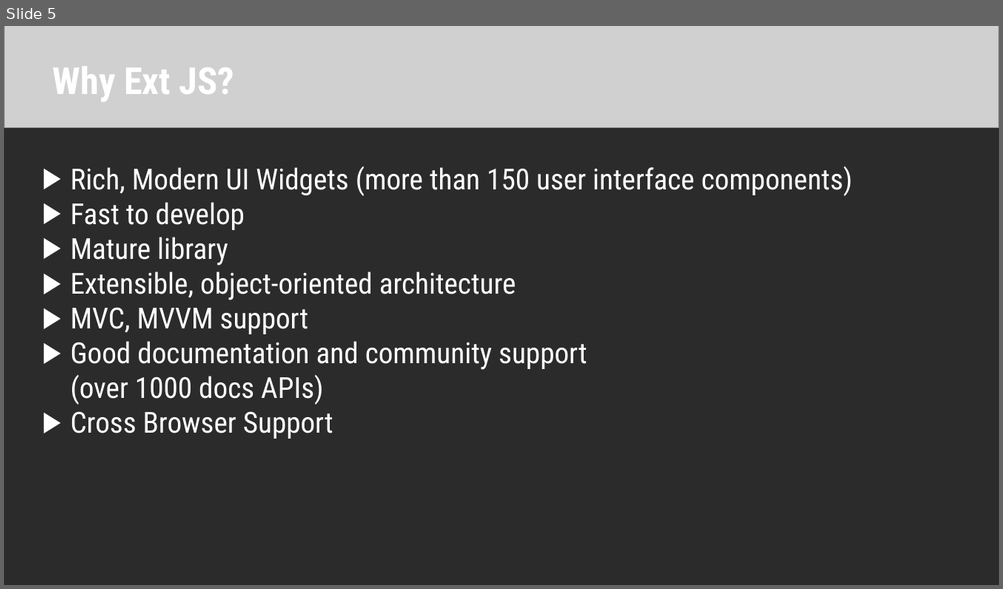
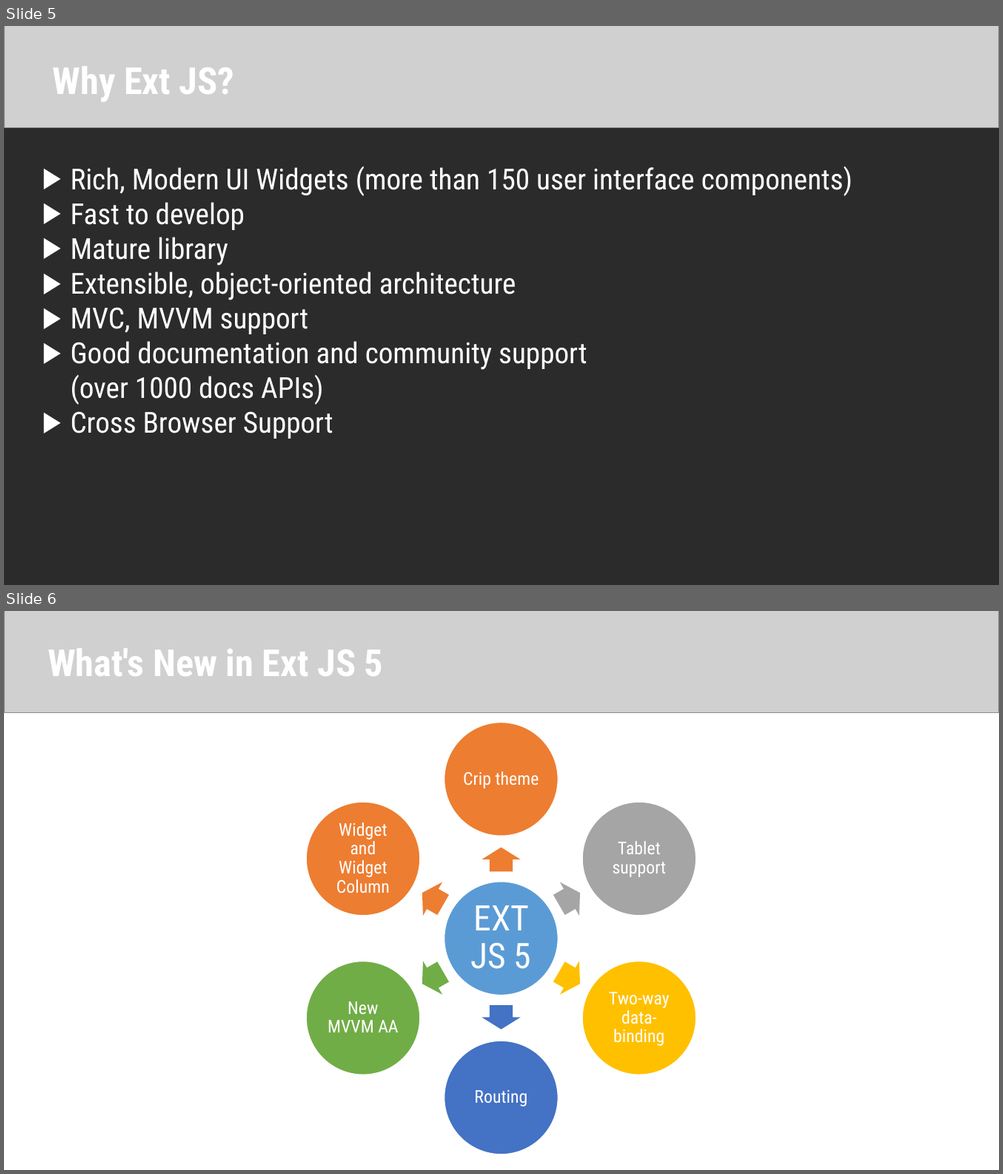
Before and after one commit to cminhho/ExtJS-Presentation, a slide deck: Introduction to Ext JS.pptx. Shown one above the other, each under a label of ours: slide 5 before the commit, slides 5 and 6 after it. The pictures are 1003x589 and 1003x1174 pixels, drawn with LibreOffice and Linux fonts; fonts in the diff are those of the drawing; grey boxes stand for pictures; background and template pictures are left out; a plain dark background stands for a picture behind light text. Boxes give left, top, right and bottom in pixels: in the first picture for what was removed or moved away, otherwise in the second. Text is boxed around its words. In the diff, an @@ line names an element or a change of style, - is before the commit and + after.

```diff
--- a/Introduction to Ext JS.pptx
+++ b/Introduction to Ext JS.pptx
@@ slide 6 added at (x1=4, y1=611, x2=999, y2=1170), background #FFFFFF @@
@@ picture added at (x1=4, y1=611, x2=999, y2=713) @@
@@ text added at (x1=48, y1=649, x2=383, y2=676), 36 pt, text #FFFFFF, bold @@
+What's New in Ext JS 5
@@ group added at (x1=306, y1=722, x2=696, y2=1155): 7 ellipses, 7 texts, 6 right arrows @@
+EXT JS 5
+Crip theme
+Tablet support
+Two-way data-binding
+Routing
+New MVVM AA
+Widget and Widget Column
```
Also in this commit, not shown: 6 slides changed, 9 other slides added, 8 slides removed, 2 other files.
